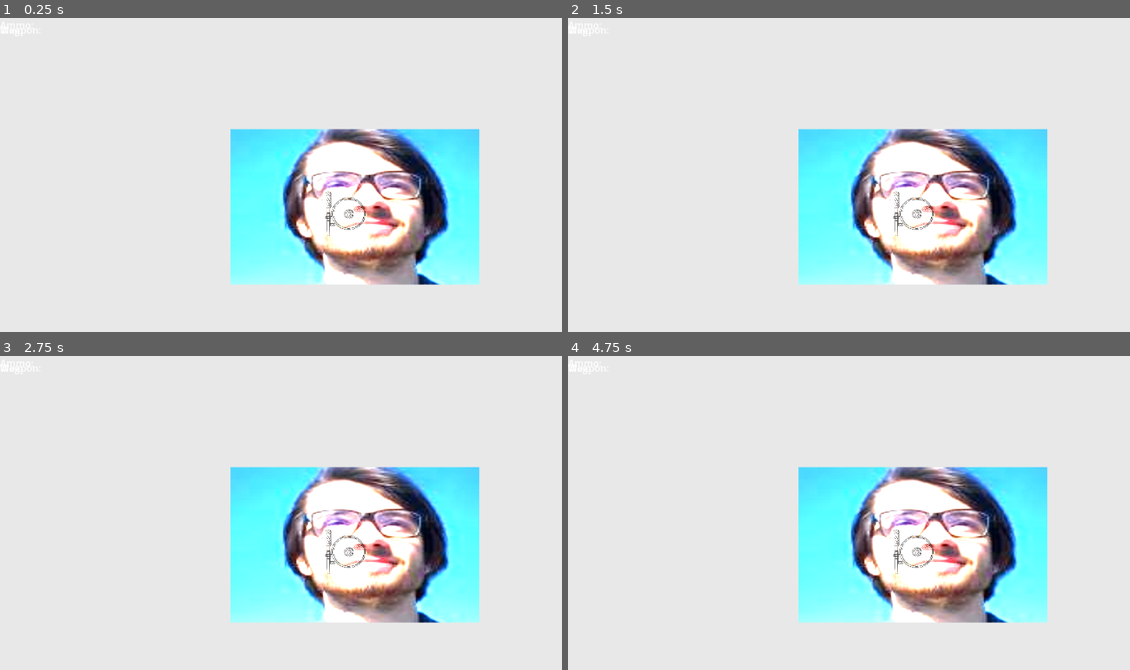
Above: before the commit, frames 1-4 (two rows, left to right).
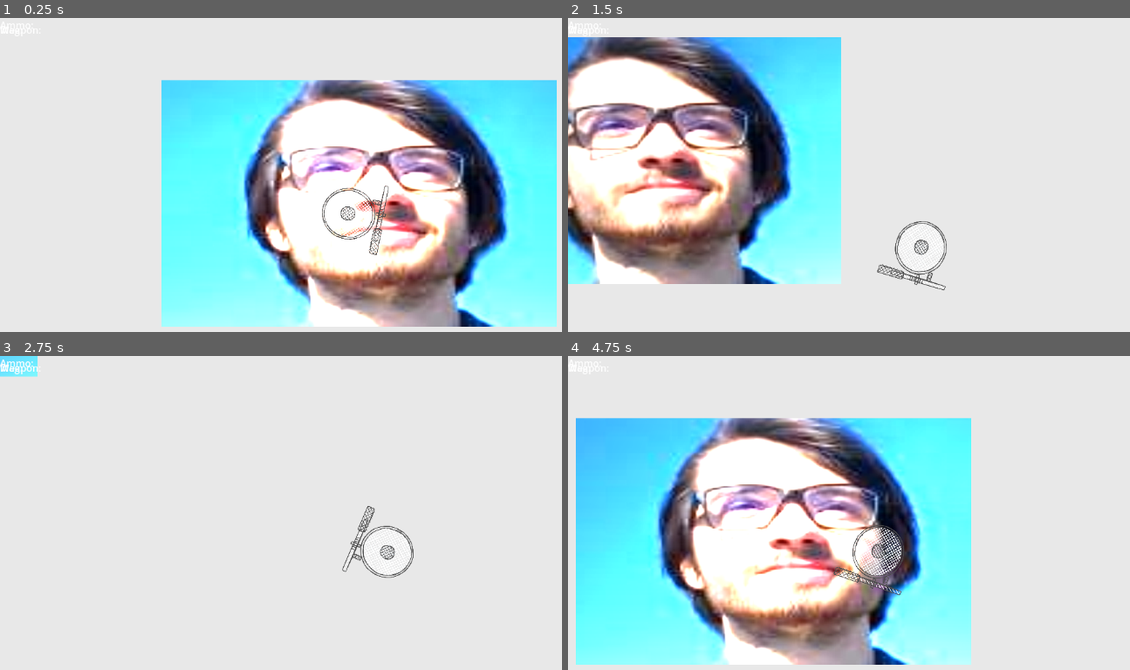
Above: after the commit, the same moments.

Repository: LanVukusic/GameX
Game: Godot game, scene res://TEST.tscn
The game is run twice, just before and just after one commit, with the same random seed, the same clock (stepped at 60 frames per second) and the same inputs. This scene is started directly instead of the project's main scene.
Inputs (mouse positions are in pixels of both pictures, inside the frame that each line leads up to):
- Up to frame 1 (0.25 s): no input
- Up to frame 2 (1.5 s): tap Enter at 0.5 s; move the mouse to (1068, 193) at 0.52 s; press the mouse at (1068, 193) at 0.53 s; hold Right (ui_right) 0.53-1.28 s; move the mouse to (775, 234) at 1.27 s; release the mouse at (775, 234) at 1.28 s; hold Down (ui_down) from 1.28 s (still down); click (775, 234) at 1.35 s
- Up to frame 3 (2.75 s): move the mouse to (415, 465) at 2.02 s; release Down (ui_down) at 2.03 s; press the mouse at (415, 465) at 2.03 s; hold Right (ui_right) from 2.03 s (still down)
- Up to frame 4 (4.75 s): move the mouse to (882, 629) at 2.77 s; release Right (ui_right) at 2.78 s; release the mouse at (882, 629) at 2.78 s; hold Up (ui_up) 2.78-3.53 s; click (882, 629) at 2.85 s; move the mouse to (1124, 610) at 3.52 s; press the mouse at (1124, 610) at 3.53 s; hold Left (ui_left) from 3.53 s (still down); move the mouse to (708, 494) at 4.27 s; release the mouse at (708, 494) at 4.28 s; click (708, 494) at 4.35 s

The runs differ from the first frame. In frame 1, 49% of the frame differs, in the area x 28-100%, y 19-99%; in frame 2, 43%; in frame 3, 18%; in frame 4, 53%, in the area x 1-86%, y 19-99%.
Error before the commit: Parse Error: Function "get_mouse_position()" not found in base self. (res://Entities/Player/Player.gd:51)

Commit message:
player debug movement, shooting implemented

Diff:
--- a/Godot/Entities/Player/Player.gd
+++ b/Godot/Entities/Player/Player.gd
@@ -20,12 +20,15 @@
 signal connect(color: Color, name: String)
 
 var _input_direction = Vector2(0, 0)
+var lerpTween: Tween
 
 func set_input_direction(vec: Vector2):
 	_input_direction = vec
 
-func set_look_direction(vec: Vector2):
-	self.rotation = vec.angle() + PI / 2
+func set_look_direction(vec: Vector2, _delta: float):
+	var target = vec.angle() + PI / 2
+	var lookSpeed = min(10 * _delta, 1.0)
+	self.rotation = lerp_angle(self.rotation, target, lookSpeed)
 
 func get_input():
 	var input_dir = Input.get_vector("ui_left", "ui_right", "ui_up", "ui_down")
@@ -44,11 +47,12 @@
 	lookVec.connect(set_look_direction)
 	lamp.connect(toggle_lamp)
 	connect.connect(conn)
+	lerpTween = self.create_tween()
 
 # Called every frame. 'delta' is the elapsed time since the previous frame.
 func _physics_process(_delta: float) -> void:
 	if (localControll):
-		self.look_at(get_mouse_position())
+		set_look_direction(get_global_mouse_position() - global_position, _delta)
 		get_input()
 	self.velocity = _input_direction * moveSpeed
 	move_and_slide()
@@ -57,10 +61,6 @@
 	self.multiplayerId = id
 	return self
 
-# func _physics_process(delta):
-# 	get_input()
-# 	move_and_slide()
-
 func _on_hurt_box_area_entered(area: Area2D) -> void:
 	if area.owner.is_in_group("Enemy"):
 		print("Collided")
@@ -68,7 +68,6 @@
 		curHealth -= areaDamage
 	pass # Replace with function body.
 
-
 # Debug for testing pathfinding, goes to player when 'x' is pressed
 func _input(event):
 	if event is InputEventKey and event.pressed and event.keycode == 88:
--- a/Godot/Weapon/weapon_manager.gd
+++ b/Godot/Weapon/weapon_manager.gd
@@ -44,10 +44,9 @@
 
 	ammo -= 1
 	var b = current_bullet.instantiate() as Projectile
-	b.position = bullet_transform.position
-	# b.add_constant_central_force(to_global(bullet_transform.position - bullet_transform.target_position))
-	owner.add_child(b)
-	# print("fire, ", ammo)
+	b.global_position = bullet_transform.global_position
+	b.rotation = global_rotation + bullet_transform.target_position.angle()
+	get_tree().get_root().add_child(b)
 
 func reload():
 	current_weapon_state = weapon_state.RELOADING
